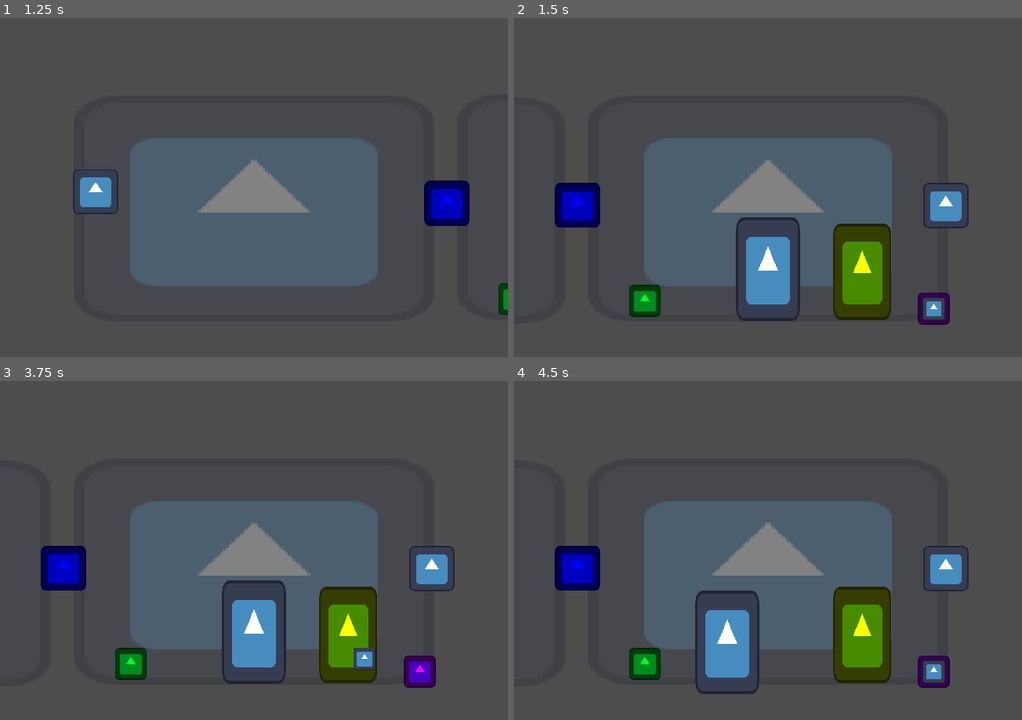
Above: before the commit, frames 1-4 (two rows, left to right).
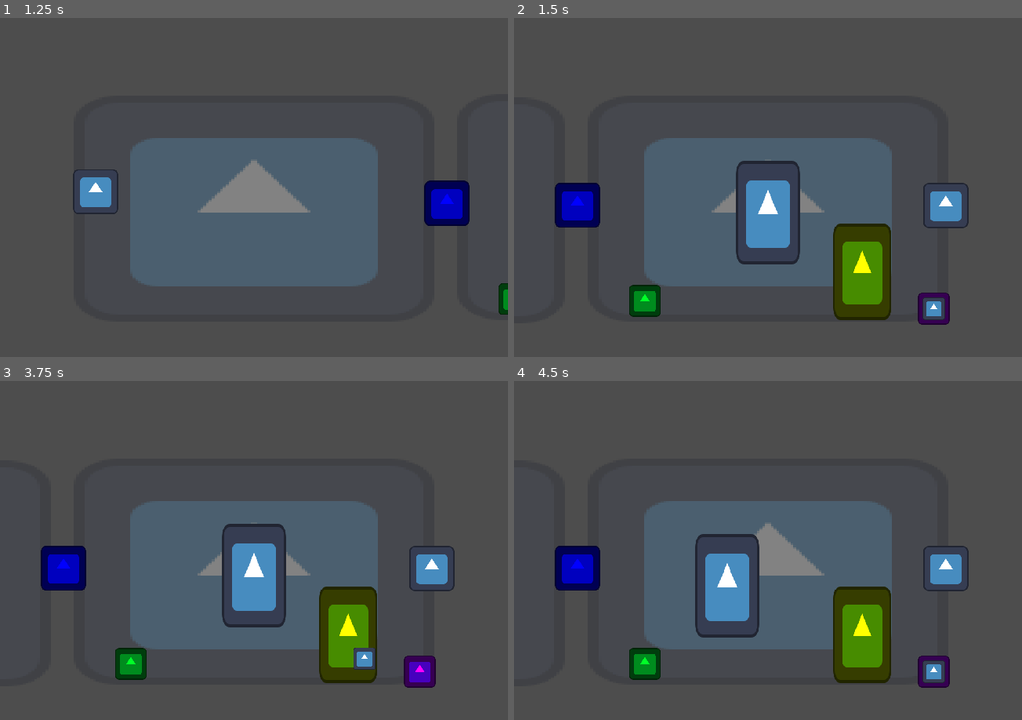
Above: after the commit, the same moments.

Repository: luankaike-code/felpo-jam-2026
Game: Godot game, scene res://scenes/screens/root_game.tscn
Same seed, same stepped clock (60 frames per second), same inputs: the game is played once before the commit and once after it. The engine's default icon, where the game draws it, is replaced by a stand-in: a white triangle on a blue panel in a dark square.
Inputs (mouse positions are in pixels of both pictures, inside the frame that each line leads up to):
- Up to frame 1 (1.25 s): click "Iniciar" at 0.5 s
- Up to frame 2 (1.5 s): tap Enter (ui_accept) at 1.25 s; move the mouse to (879, 184) at 1.27 s; hold Right (ui_right) from 1.28 s (still down); click (879, 184) at 1.42 s
- Up to frame 3 (3.75 s): tap Enter (ui_accept) at 1.52, 2.75, 3.5 s; release Right (ui_right) at 2 s; drag from (152, 597) to (447, 567) at 2.02 s; move the mouse to (304, 458) at 2.77 s; hold Right (ui_right) 2.78-3.5 s; drag from (421, 672) to (254, 631) at 3.52 s
- Up to frame 4 (4.5 s): drag from (768, 631) to (646, 662) at 4.27 s

Frame 1 is identical in both runs. In frame 2, 4.6% of the frame differs, in the area x 43-57%, y 42-90%; in frame 3, 4.6%; in frame 4, 4.5%.

Commit message:
Add sound system

Diff:
--- a/felpojam-2026-game-code/project.godot
+++ b/felpojam-2026-game-code/project.godot
@@ -19,7 +19,7 @@
 
 HelperWindow="*uid://dtvi7hflcucsq"
 Global="*uid://dv0lrskrgc0se"
-Audio="*uid://li0iapgwddw7"
+Sound="*uid://li0iapgwddw7"
 
 [display]
 
--- /dev/null
+++ b/felpojam-2026-game-code/scenes/HUD/sections/config/section_sound_config.tscn
@@ -0,0 +1,82 @@
+[gd_scene format=3 uid="uid://cbaumx6f7mufr"]
+
+[ext_resource type="PackedScene" uid="uid://br4140hu022dp" path="res://scenes/HUD/sections/section.tscn" id="1_x2w4y"]
+[ext_resource type="Script" uid="uid://cljnsn3mapqlr" path="res://scripts/HUD/sections/config/section_sound_config.gd" id="2_qojhr"]
+[ext_resource type="PackedScene" uid="uid://8duy5yc6rwku" path="res://scenes/HUD/config_field.tscn" id="2_qtf1h"]
+
+[node name="SectionSoundConfig" unique_id=1213679984 instance=ExtResource("1_x2w4y")]
+script = ExtResource("2_qojhr")
+
+[node name="Label" parent="." index="0" unique_id=130990419]
+text = "Sons"
+
+[node name="Label" type="Label" parent="MarginContainer/VBoxContainer" parent_id_path=PackedInt32Array(1628588) index="1" unique_id=1153364865]
+layout_mode = 2
+text = "Volumes"
+
+[node name="MarginContainer" type="MarginContainer" parent="MarginContainer/VBoxContainer" parent_id_path=PackedInt32Array(1628588) index="2" unique_id=736083072]
+layout_mode = 2
+theme_override_constants/margin_left = 40
+
+[node name="VBoxContainer" type="VBoxContainer" parent="MarginContainer/VBoxContainer/MarginContainer" index="0" unique_id=422665061]
+layout_mode = 2
+
+[node name="HBoxContainer" parent="MarginContainer/VBoxContainer/MarginContainer/VBoxContainer" index="0" unique_id=502982208 instance=ExtResource("2_qtf1h")]
+layout_mode = 2
+label_text = "Ambiente"
+
+[node name="Control" type="Control" parent="MarginContainer/VBoxContainer/MarginContainer/VBoxContainer/HBoxContainer" index="2" unique_id=1063266665]
+custom_minimum_size = Vector2(240, 0)
+layout_mode = 2
+
+[node name="Ambient" type="HSlider" parent="MarginContainer/VBoxContainer/MarginContainer/VBoxContainer/HBoxContainer/Control" index="0" unique_id=1980387941]
+layout_mode = 1
+anchors_preset = 15
+anchor_right = 1.0
+anchor_bottom = 1.0
+grow_horizontal = 2
+grow_vertical = 2
+size_flags_horizontal = 3
+size_flags_vertical = 4
+max_value = 2.0
+step = 0.1
+
+[node name="HBoxContainer2" parent="MarginContainer/VBoxContainer/MarginContainer/VBoxContainer" index="1" unique_id=433170829 instance=ExtResource("2_qtf1h")]
+layout_mode = 2
+label_text = "Efeitos Sonoros"
+
+[node name="Control" type="Control" parent="MarginContainer/VBoxContainer/MarginContainer/VBoxContainer/HBoxContainer2" index="2" unique_id=118498276]
+custom_minimum_size = Vector2(240, 0)
+layout_mode = 2
+
+[node name="SoundEffects" type="HSlider" parent="MarginContainer/VBoxContainer/MarginContainer/VBoxContainer/HBoxContainer2/Control" index="0" unique_id=1641037177]
+layout_mode = 1
+anchors_preset = 15
+anchor_right = 1.0
+anchor_bottom = 1.0
+grow_horizontal = 2
+grow_vertical = 2
+size_flags_horizontal = 3
+size_flags_vertical = 4
+max_value = 2.0
+step = 0.1
+
+[node name="HBoxContainer3" parent="MarginContainer/VBoxContainer/MarginContainer/VBoxContainer" index="2" unique_id=823173631 instance=ExtResource("2_qtf1h")]
+layout_mode = 2
+label_text = "Musica"
+
+[node name="Control" type="Control" parent="MarginContainer/VBoxContainer/MarginContainer/VBoxContainer/HBoxContainer3" index="2" unique_id=1790496881]
+custom_minimum_size = Vector2(240, 0)
+layout_mode = 2
+
+[node name="Music" type="HSlider" parent="MarginContainer/VBoxContainer/MarginContainer/VBoxContainer/HBoxContainer3/Control" index="0" unique_id=1107222763]
+layout_mode = 1
+anchors_preset = 15
+anchor_right = 1.0
+anchor_bottom = 1.0
+grow_horizontal = 2
+grow_vertical = 2
+size_flags_horizontal = 3
+size_flags_vertical = 4
+max_value = 2.0
+step = 0.1
--- a/felpojam-2026-game-code/scenes/entitys/paper.tscn
+++ b/felpojam-2026-game-code/scenes/entitys/paper.tscn
@@ -16,6 +16,7 @@
 
 [node name="Icon" type="Sprite2D" parent="." unique_id=220479855]
 z_index = -400
+position = Vector2(0, -160)
 scale = Vector2(1.4238287, 2.2832034)
 texture = ExtResource("2_n4o0a")
 
--- a/felpojam-2026-game-code/scenes/screens/configurations.tscn
+++ b/felpojam-2026-game-code/scenes/screens/configurations.tscn
@@ -2,6 +2,7 @@
 
 [ext_resource type="Script" uid="uid://mcke7bu8ox2b" path="res://scripts/screens/configurations.gd" id="1_lpiss"]
 [ext_resource type="PackedScene" uid="uid://dltgpug32yo3i" path="res://scenes/HUD/sections/config/section_screen_config.tscn" id="2_lpiss"]
+[ext_resource type="PackedScene" uid="uid://cbaumx6f7mufr" path="res://scenes/HUD/sections/config/section_sound_config.tscn" id="3_qw20t"]
 
 [node name="Configurations" type="Node2D" unique_id=226870408]
 script = ExtResource("1_lpiss")
@@ -52,3 +53,6 @@
 
 [node name="SectionScreenConfig" parent="CanvasLayer/Control/MarginContainer/ScrollContainer/MarginContainer/VBoxContainer" unique_id=1213679984 instance=ExtResource("2_lpiss")]
 layout_mode = 2
+
+[node name="SectionSoundConfig" parent="CanvasLayer/Control/MarginContainer/ScrollContainer/MarginContainer/VBoxContainer" unique_id=416386563 instance=ExtResource("3_qw20t")]
+layout_mode = 2
--- /dev/null
+++ b/felpojam-2026-game-code/scripts/HUD/sections/config/section_sound_config.gd
@@ -0,0 +1,34 @@
+extends VBoxContainer
+
+@onready var ambient_volume: HSlider = $MarginContainer/VBoxContainer/MarginContainer/VBoxContainer/HBoxContainer/Control/Ambient
+@onready var sound_effects_volume: HSlider = $MarginContainer/VBoxContainer/MarginContainer/VBoxContainer/HBoxContainer2/Control/SoundEffects
+@onready var music_volume: HSlider = $MarginContainer/VBoxContainer/MarginContainer/VBoxContainer/HBoxContainer3/Control/Music
+
+var relation_slider_sound_type: Dictionary[SoundData.types, HSlider] = {
+	SoundData.types.ambient: ambient_volume,
+	SoundData.types.sound_effect: sound_effects_volume,
+	SoundData.types.music: music_volume
+}
+
+func _ready() -> void:
+	set_default_value()
+	connect_signals()
+
+func set_default_value():
+	ambient_volume.value = Sound.volumes[SoundData.types.ambient]
+	sound_effects_volume.value = Sound.volumes[SoundData.types.sound_effect]
+	music_volume.value = Sound.volumes[SoundData.types.music]
+
+func connect_signals() -> void:
+	ambient_volume.value_changed.connect(func (x):
+		change_type_volume(SoundData.types.ambient, x)
+	)
+	sound_effects_volume.value_changed.connect(func (x):
+		change_type_volume(SoundData.types.sound_effect, x)
+	)
+	ambient_volume.value_changed.connect(func (x):
+		change_type_volume(SoundData.types.music, x)
+	)
+
+func change_type_volume(type: SoundData.types, new_volume: float) -> void:
+	Sound.volumes[type] = new_volume
--- a/felpojam-2026-game-code/scripts/audio.gd
+++ /dev/null
@@ -1,11 +0,0 @@
-extends Node
-
-
-# Called when the node enters the scene tree for the first time.
-func _ready() -> void:
-	pass # Replace with function body.
-
-
-# Called every frame. 'delta' is the elapsed time since the previous frame.
-func _process(delta: float) -> void:
-	pass
--- a/felpojam-2026-game-code/scripts/data/sound_data.gd
+++ b/felpojam-2026-game-code/scripts/data/sound_data.gd
@@ -1,11 +1,25 @@
-extends Node
+class_name SoundData extends Node
 
+enum names {
+	ink_splash,
+	stamping,
+	transition
+}
 
-# Called when the node enters the scene tree for the first time.
-func _ready() -> void:
-	pass # Replace with function body.
+enum types {
+	music,
+	ambient,
+	sound_effect
+}
 
+static var relation_name_type: Dictionary[names, types] = {
+	names.ink_splash: types.sound_effect,
+	names.stamping: types.sound_effect,
+	names.transition: types.ambient
+}
 
-# Called every frame. 'delta' is the elapsed time since the previous frame.
-func _process(delta: float) -> void:
-	pass
+static var streams: Dictionary[names, AudioStreamMP3] = {
+	names.ink_splash: preload("res://assets/ink_splash.mp3"),
+	names.stamping: preload("res://assets/stamping.mp3"),
+	names.transition: preload("res://assets/transition.mp3"),
+}
--- a/felpojam-2026-game-code/scripts/entitys/paper/paper.gd
+++ b/felpojam-2026-game-code/scripts/entitys/paper/paper.gd
@@ -6,3 +6,4 @@
 	rune_scene.position = to_local(global_position)
 	add_child(rune_scene)
 	runes_spots.add_spot(rune_scene.rune_name, rune_scene.position)
+	$AnimationPlayer.play("teste")
--- a/felpojam-2026-game-code/scripts/screens/game.gd
+++ b/felpojam-2026-game-code/scripts/screens/game.gd
@@ -28,3 +28,9 @@
 	elif Input.is_action_just_pressed("ui_accept") and !has_pop_up():
 		current_local += 1
 		camera_in_game.to(locals[current_local%locals.size()])
+	elif Input.is_action_just_pressed("ui_down"):
+		Sound.play_sound(SoundData.names.stamping)
+	elif Input.is_action_just_pressed("ui_up"):
+		Sound.play_sound(SoundData.names.transition)
+	elif Input.is_action_just_pressed("ui_right"):
+		Sound.play_sound(SoundData.names.ink_splash)
--- /dev/null
+++ b/felpojam-2026-game-code/scripts/sound.gd
@@ -0,0 +1,45 @@
+extends Node
+
+var max_players := 10
+var players: Array[AudioStreamPlayer]
+
+var volumes: Dictionary[SoundData.types, float] = {
+	SoundData.types.music: 1.0,
+	SoundData.types.ambient: 1.0,
+	SoundData.types.sound_effect: 1.0,
+}
+
+func set_volume(sound_type: SoundData.types, new_volume: float) -> void:
+	volumes[sound_type] = new_volume
+
+func play_sound(audio_name: SoundData.names):
+	var player = _configure_player(_get_player(), audio_name)
+	player.play()
+
+func _configure_player(player: AudioStreamPlayer, audio_name: SoundData.names) -> AudioStreamPlayer:
+	player.stream = SoundData.streams[audio_name]
+	var type := SoundData.relation_name_type[audio_name]
+	player.volume_linear = volumes[type]
+	return player
+
+func _get_player() -> AudioStreamPlayer:
+	if players.size() < max_players:
+		return _create_player()
+
+	for player in players:
+		if !player.playing:
+			return player
+
+	return _create_temp_player()
+
+func _create_temp_player() -> AudioStreamPlayer:
+	var player := AudioStreamPlayer.new()
+	player.finished.connect(func(): player.call_deferred("queue_free"))
+	add_child(player)
+	return player
+
+func _create_player() -> AudioStreamPlayer:
+	var player = AudioStreamPlayer.new()
+	players.push_front(player)
+	add_child(player)
+	return player
Not shown, added: felpojam-2026-game-code/assets/ink_splash.mp3.import
Not shown, added: felpojam-2026-game-code/assets/stamping.mp3.import
Not shown, added: felpojam-2026-game-code/assets/transition.mp3.import
Not shown, added: felpojam-2026-game-code/scripts/HUD/sections/config/section_sound_config.gd.uid
Renamed: felpojam-2026-game-code/scripts/audio.gd.uid -> felpojam-2026-game-code/scripts/sound.gd.uid
Not shown, added: felpojam-2026-game-code/assets/ink_splash.mp3
Not shown, added: felpojam-2026-game-code/assets/stamping.mp3
Not shown, added: felpojam-2026-game-code/assets/transition.mp3
